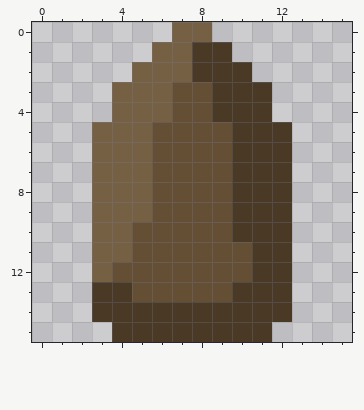
Two versions of one pixel-art sprite, Crashbot Arena/Assets/Andrew/Sprites/PC/PC_Bullet.png. The first picture shows the starting point.
The file is 16x16 pixels. Pixels under 10% opacity are left out.
And afterwards:
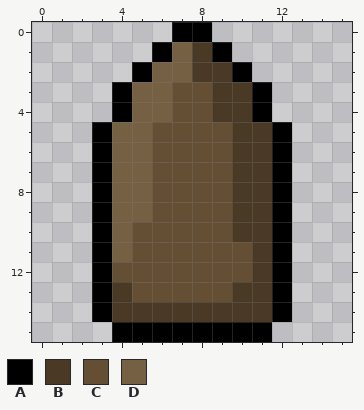
Palette (. is transparent): A #000000  B #493925  C #644f34  D #766044
The exact change:
y 0: x 7..8 DD -> AA
y 1: x 6 D -> A; x 9 B -> A
y 2: x 5 D -> A; x 10 B -> A
y 3..4: x 4 D -> A; x 11 B -> A
y 5..12: x 3 D -> A; x 12 B -> A
y 13..14: x 3 B -> A; x 12 B -> A
y 15: x 4..11 BBBBBBBB -> AAAAAAAA
Boxes around the changes in both pictures, in picture pixels (x1, y1, x2, y2):
changed: (92, 22, 292, 342)
